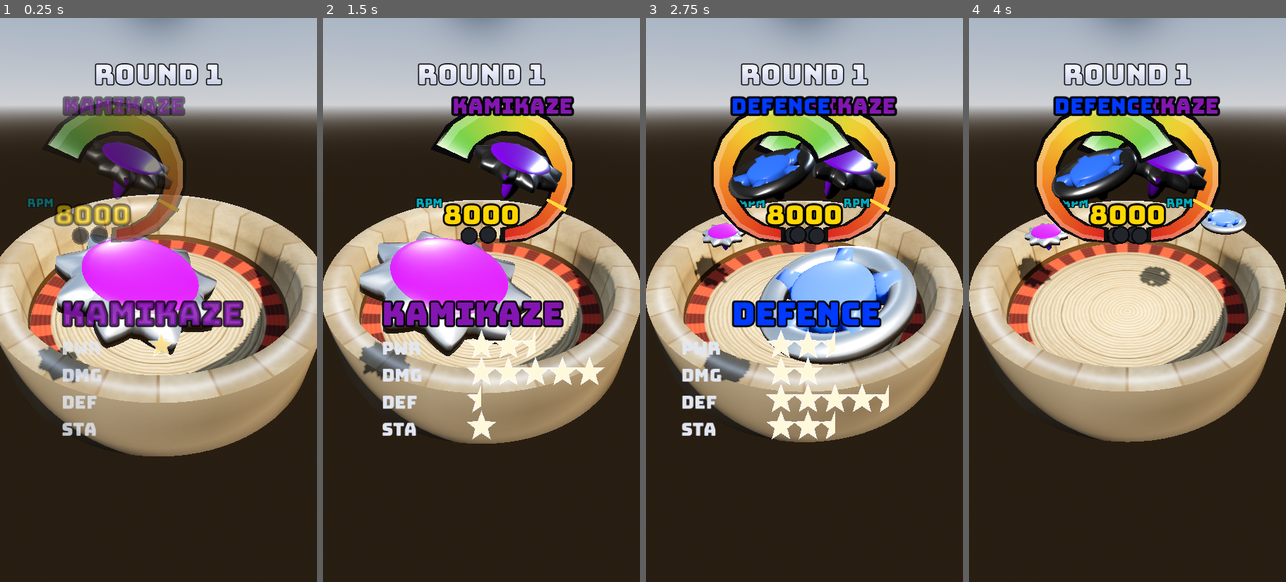
Above: before the commit, frames 1-4 (left to right).
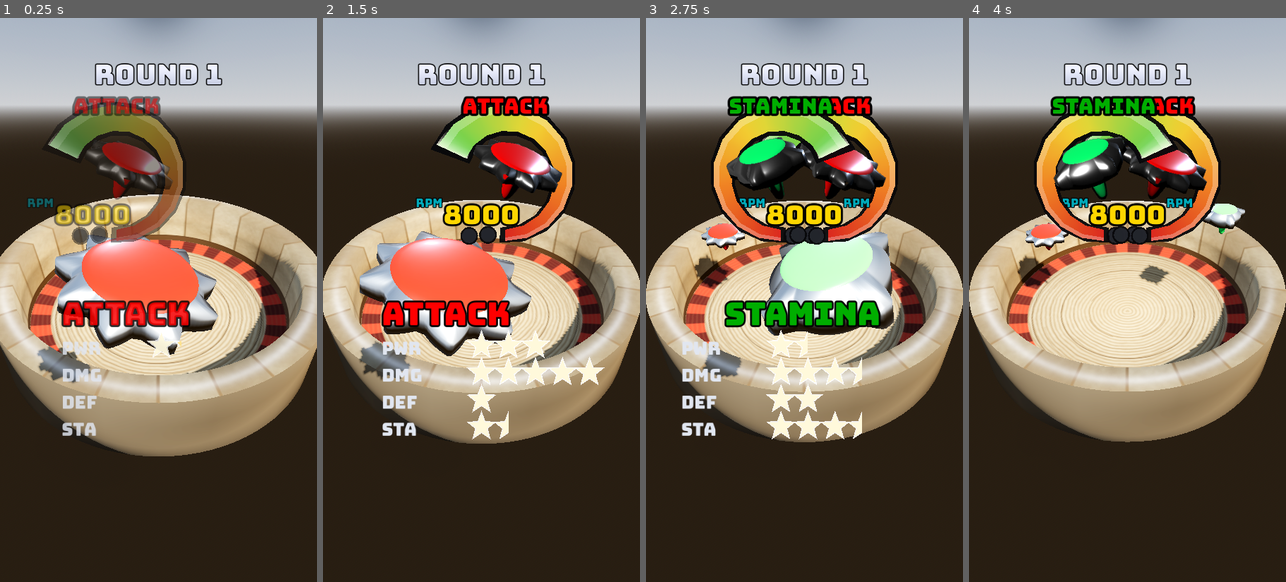
Above: after the commit, the same moments.

Repository: TaurusFire/SuperBattleTops
Game: Godot game, scene res://Scenes/Main.tscn
Two runs of this game, one before a commit and one after it. Both use one fixed random seed, a clock stepped at 60 frames per second and the inputs below.
Inputs:
- Up to frame 1 (0.25 s): no input
- Up to frame 2 (1.5 s): no input
- Up to frame 3 (2.75 s): no input
- Up to frame 4 (4 s): no input

The runs differ from the first frame. In frame 1, 8.1% of the frame differs, in the area x 11-77%, y 13-65%; in frame 2, 8.3%; in frame 3, 14%, in the area x 15-86%, y 13-75%; in frame 4, 5.2%.

Commit message:
changes

Diff:
--- a/battle-tops/Resources/TopStats/attack_top.tres
+++ b/battle-tops/Resources/TopStats/attack_top.tres
@@ -29,7 +29,7 @@
 base_damage = 90.0
 defence = 15.0
 weight = 0.14
-move_speed = 1.5
+move_speed = 1.8
 aggression = 0.8
 dodge_skill = 0.25
 base_responsiveness = 4.0
--- a/battle-tops/Resources/TopStats/defence_top.tres
+++ b/battle-tops/Resources/TopStats/defence_top.tres
@@ -29,7 +29,7 @@
 base_damage = 30.0
 defence = 70.0
 weight = 0.21
-move_speed = 1.0
+move_speed = 1.5
 aggression = 0.4
 dodge_skill = 0.5
 metadata/_custom_type_script = "uid://t37dunmlguwa"
--- a/battle-tops/Resources/TopStats/kamikaze_top.tres
+++ b/battle-tops/Resources/TopStats/kamikaze_top.tres
@@ -35,7 +35,7 @@
 base_damage = 100.0
 defence = 12.0
 weight = 0.12
-move_speed = 1.6
+move_speed = 3.0
 aggression = 1.0
 dodge_skill = 0.4
 ability = SubResource("Resource_ugc15")
--- a/battle-tops/Resources/TopStats/speedboost_top.tres
+++ b/battle-tops/Resources/TopStats/speedboost_top.tres
@@ -34,7 +34,7 @@
 base_damage = 70.0
 defence = 15.0
 weight = 0.14
-move_speed = 0.8
+move_speed = 1.5
 aggression = 0.65
 dodge_skill = 0.6
 ability = SubResource("Resource_vpwyr")
--- a/battle-tops/Resources/TopStats/stamina_top.tres
+++ b/battle-tops/Resources/TopStats/stamina_top.tres
@@ -30,6 +30,6 @@
 base_damage = 55.0
 defence = 35.0
 weight = 0.16
-move_speed = 1.2
+move_speed = 1.5
 dodge_skill = 0.5
 metadata/_custom_type_script = "uid://t37dunmlguwa"
--- a/battle-tops/Scenes/Main.tscn
+++ b/battle-tops/Scenes/Main.tscn
@@ -4,11 +4,8 @@
 [ext_resource type="Script" uid="uid://coqcr74hpq7hm" path="res://Scripts/match_manager.gd" id="1_lfh1j"]
 [ext_resource type="Script" uid="uid://du8l53udjwpp3" path="res://Scripts/arena.gd" id="2_jw32o"]
 [ext_resource type="Script" uid="uid://cwfynragtcdna" path="res://Scripts/game_manager.gd" id="5_pbw6q"]
-[ext_resource type="Resource" uid="uid://bdxnha6inkrda" path="res://Resources/TopStats/kamikaze_top.tres" id="7_erwvk"]
-[ext_resource type="Resource" uid="uid://d03bu307247xs" path="res://Resources/TopStats/speedboost_top.tres" id="8_2w5on"]
 [ext_resource type="Script" uid="uid://chlrxh3p2hvgi" path="res://Scripts/battle_camera.gd" id="11_frkhe"]
 [ext_resource type="Script" uid="uid://dijh5idgjhftf" path="res://Scripts/clash_sparks.gd" id="14_1p5hy"]
-[ext_resource type="Resource" uid="uid://xbkfk4vypo24" path="res://Resources/TopStats/defence_top.tres" id="14_h1m7h"]
 [ext_resource type="Resource" uid="uid://cyw1ponrlaltn" path="res://Resources/TopStats/stamina_top.tres" id="15_erwvk"]
 [ext_resource type="Script" uid="uid://tryrqifax2po" path="res://Scripts/gauge_panel.gd" id="15_h1m7h"]
 [ext_resource type="Script" uid="uid://bgsbswi4nujlb" path="res://Scripts/countdown_display.gd" id="16_2w5on"]
@@ -71,16 +68,18 @@
 
 [node name="Main" type="Node3D" unique_id=963593362]
 
-[node name="MatchManager" type="Node" parent="." unique_id=1435912766 node_paths=PackedStringArray("manager", "result_display")]
+[node name="MatchManager" type="Node" parent="." unique_id=1435912766 node_paths=PackedStringArray("manager", "finish_display", "round_display", "result_display")]
 script = ExtResource("1_lfh1j")
 manager = NodePath("GameManager")
+finish_display = NodePath("../UI/FinishDisplay")
+round_display = NodePath("../UI/RoundDisplay")
 result_display = NodePath("../UI/ResultDisplay")
 metadata/_custom_type_script = "uid://coqcr74hpq7hm"
 
 [node name="GameManager" type="Node" parent="MatchManager" unique_id=1117798205 node_paths=PackedStringArray("arena", "tops", "intro")]
 script = ExtResource("5_pbw6q")
 arena = NodePath("../../Arena")
-tops = [NodePath("../../Kam"), NodePath("../../Def")]
+tops = [NodePath("../../Att"), NodePath("../../Stam")]
 intro = NodePath("../../IntroSequence")
 
 [node name="Arena" parent="." unique_id=1258390969 instance=ExtResource("1_kln2b")]
@@ -90,22 +89,10 @@
 
 [node name="Att" parent="." unique_id=2088087833 instance=ExtResource("16_346fj")]
 transform = Transform3D(1, 0, 0, 0, 1, 0, 0, 0, 1, 0, 0.05456163, 0)
-visible = false
 stats = ExtResource("17_0sclb")
 
-[node name="Def" parent="." unique_id=1788708962 instance=ExtResource("16_346fj")]
-stats = ExtResource("14_h1m7h")
-
 [node name="Stam" parent="." unique_id=1632133170 instance=ExtResource("16_346fj")]
-visible = false
 stats = ExtResource("15_erwvk")
-
-[node name="Kam" parent="." unique_id=1078701170 instance=ExtResource("16_346fj")]
-stats = ExtResource("7_erwvk")
-
-[node name="Spe" parent="." unique_id=1313620997 instance=ExtResource("16_346fj")]
-visible = false
-stats = ExtResource("8_2w5on")
 
 [node name="CameraRig" type="Node3D" parent="." unique_id=2087369725 node_paths=PackedStringArray("manager", "arena")]
 transform = Transform3D(1, 0, 0, 0, 1, 0, 0, 0, 1, 0.0646254, 0.109648645, -0.0709825)
--- a/battle-tops/Scripts/arena.gd
+++ b/battle-tops/Scripts/arena.gd
@@ -4,7 +4,7 @@
 @export var centre := Vector2(0,0)
 @export var knockout_radius : float = 0.17
 @export var radius := 0.155
-@export var wall_radius := 0.165
+@export var wall_radius := 0.16
 @export var wall_bounce := 0.65
 @export var wall_damage := 200
 @export var gravity := 1.0
--- a/battle-tops/Scripts/banner_text.gd
+++ b/battle-tops/Scripts/banner_text.gd
@@ -102,6 +102,7 @@
 		_alpha = clamp(1.0 - (_timer - fade_start) / fade_time, 0.0, 1.0)
 	if _timer >= _active_hold:
 		visible = false
+		print("[%d] %s dismissed" % [Time.get_ticks_msec(), name])
 		dismissed.emit()
 		return
 
--- a/battle-tops/Scripts/finish_display.gd
+++ b/battle-tops/Scripts/finish_display.gd
@@ -31,8 +31,7 @@
 		top.stopped.connect(_on_stopped)
 	if match_manager != null:
 		match_manager.round_starting.connect(_on_round_starting)
-		print("FD connected to round_starting on %s: %s" % [
-			match_manager, match_manager.round_starting.is_connected(_on_round_starting)])
+
 	else:
 		print("FD: match_manager is null")
 
@@ -42,6 +41,8 @@
 	_knocked_out_tops.clear()
 
 func _on_knocked_out(top: Top) -> void:
+	print("FD knocked_out %s: is_final=%s announced=%s" % [
+		top.display_name(), _is_final(), _announced])
 	_knocked_out_tops[top] = true
 	if not _is_final():
 		return
@@ -52,6 +53,9 @@
 	# A knockout announces itself as it clears the rim. By the time it stops,
 	# its state is STOPPED like any other, so the state alone can't tell them
 	# apart — hence the record.
+	print("FD stopped %s (state %d): knocked=%s is_final=%s announced=%s" % [
+		top.display_name(), top.current_state,
+		_knocked_out_tops.has(top), _is_final(), _announced])
 	if _knocked_out_tops.has(top):
 		return
 	if not _is_final():
@@ -71,6 +75,7 @@
 	if _announced:
 		return
 	_announced = true
+	print("[%d] FINISH banner shown: %s" % [Time.get_ticks_msec(), text])
 	set_colours(top_col, bottom_col)
 	show_text(text, finish_hold, 1.0, finish_font_size)
 
--- a/battle-tops/Scripts/game_manager.gd
+++ b/battle-tops/Scripts/game_manager.gd
@@ -3,6 +3,7 @@
 
 signal knockout_projected(top: Top, attacker: Top)
 signal round_ended(winners: Array[Top])
+signal round_settled
 var countdown_for_round := 3.0
 
 
@@ -89,6 +90,7 @@
 		top.opponents = tops.filter(func(t): return t != top)
 		top.entered_dying.connect(_on_top_entered_dying)
 		top.knockout_incoming.connect(_on_knockout_projected)
+		top.stopped.connect(_on_top_stopped_for_settle)
 		top.manager = self
 
 	if tops.size() == 3:
@@ -130,6 +132,20 @@
 
 func _on_intro_finished() -> void:
 	_start_countdown()
+
+func has_dying_tops() -> bool:
+	for t in tops:
+		if t.current_state in [Top.State.DYING, Top.State.KNOCKED_OUT]:
+			return true
+	return false
+
+func _on_top_stopped_for_settle(_top: Top) -> void:
+	if phase != Phase.ENDED:
+		return
+	for t in tops:
+		if t.current_state in [Top.State.DYING, Top.State.KNOCKED_OUT]:
+			return          # still falling
+	round_settled.emit()
 
 func _start_countdown() -> void:
 	for top in tops:
--- a/battle-tops/Scripts/match_manager.gd
+++ b/battle-tops/Scripts/match_manager.gd
@@ -60,6 +60,7 @@
 
 
 func _on_round_ended(winners: Array[Top]) -> void:
+	print("[%d] round_ended handler entered" % Time.get_ticks_msec())
 	if _match_over:
 		return
 
@@ -90,6 +91,15 @@
 		match_complete.emit(_leaders(), scores)
 		return
 
+	await get_tree().process_frame
+
+	print("[%d] settle check: %s" % [Time.get_ticks_msec(),
+		str(manager.tops.map(func(t): return t.current_state))])
+	if manager.has_dying_tops():
+		print("  waiting for round_settled")
+		await manager.round_settled
+		print("  settled")
+
 	if finish_display != null and finish_display.visible:
 		await finish_display.dismissed
 
--- a/battle-tops/Scripts/result_display.gd
+++ b/battle-tops/Scripts/result_display.gd
@@ -18,7 +18,6 @@
 
 @export var finish_display: FinishDisplay
 ## Extra pause after the finish banner clears, before the winner appears.
-@export var result_gap := 2.2
 
 var _pending_winners: Array[Top] = []
 var _finish_done := false
@@ -73,8 +72,13 @@
 		text = draw_text
 		set_colours(draw_top_colour, draw_bottom_colour)
 
-	if result_gap > 0.0:
-		await get_tree().create_timer(result_gap, true, false, true).timeout
+	await get_tree().process_frame
+	if finish_display != null and not finish_display.visible:
+		await finish_display.dismissed
+	elif finish_display != null:
+		await finish_display.dismissed
+
 	show_text(text, result_hold, 1.0, result_font_size)
+
 	await get_tree().create_timer(result_hold, true, false, true).timeout
 	result_dismissed.emit()
--- a/battle-tops/Scripts/round_display.gd
+++ b/battle-tops/Scripts/round_display.gd
@@ -7,7 +7,7 @@
 @export_group("Round")
 @export var match_manager: MatchManager
 @export var round_font_size := 130
-@export var round_hold := 2.0
+@export var round_hold := 1.0
 ## Shown instead of the number when it's the decider. A "FINAL ROUND" card
 ## does more for retention than "ROUND 3" — it tells the viewer this one
 ## settles it.
@@ -32,7 +32,7 @@
 func _on_round_starting(round_number: int, scores: Dictionary) -> void:
 	if round_number == 1 and not announce_first_round:
 		return
-
+	print("[%d] ROUND banner shown: round %d" % [Time.get_ticks_msec(), round_number])
 	if show_final_text and _is_decider(scores):
 		set_colours(final_top_colour, final_bottom_colour)
 		show_text(final_round_text, round_hold, 1.0, round_font_size)
--- a/battle-tops/Scripts/top.gd
+++ b/battle-tops/Scripts/top.gd
@@ -81,7 +81,7 @@
 var idle_speed = 0.35
 
 var ability: Ability
-
+var _last_surface_y := 0.0
 # ══════════════════════════════════════════════════════════════════════════
 #  SHARED TUNING — exports that shape the system, not individual fighters
 # ══════════════════════════════════════════════════════════════════════════
@@ -104,7 +104,7 @@
 ## negate an attack and no matchup becomes unwinnable.
 @export_range(0.0, 1.0) var min_damage_frac = 0.7
 ## Closing speed that earns full momentum credit.
-@export var velo_reference = 2
+@export var velo_reference = 3
 ## Vertical knockback multiplier at full RPM — a top spinning fast is settled
 ## on its foot and resists being launched.
 @export var vertical_mult_high_rpm = 0.25
@@ -216,13 +216,13 @@
 ## Seconds of lateral burst.
 @export var dodge_duration = 0.05
 ## Speed multiplier during the slip.
-@export var dodge_speed = 2
+@export var dodge_speed = 1.5
 ## Seconds before another dodge is possible, so it stays a moment.
 @export var dodge_cooldown_time = 1.5
 ## Seconds of counter-attack after a successful slip.
 @export var counter_duration = 0.45
 ## Speed multiplier while countering.
-@export var counter_speed = 2.5
+@export var counter_speed = 1.5
 ## How far the slip angles backward along the opponent's approach rather than
 ## purely sideways. 0 is a pure sidestep; higher ends up behind the charge.
 @export_range(0.0, 1.5) var dodge_back_bias := 0.3
@@ -232,7 +232,7 @@
 ## How strongly motion along the rim is damped, per second. Only the
 ## tangential component: a top should still be able to leave the wall freely,
 ## it just shouldn't be able to race around it.
-@export var rim_drag = 20
+@export var rim_drag = 40
 ## Distance inside the limit at which the drag begins.
 @export var rim_drag_range = 0.065
 ## Steering suspension after a wall bounce, so it reads as a ping not a guide.
@@ -480,7 +480,6 @@
 		State.KNOCKED_OUT: _update_knocked_out(delta)
 
 
-
 func _update_active(delta: float) -> void:
 	var decay = rpm_base_decay_rate + current_rpm * rpm_decay_frac
 	current_rpm = max(current_rpm - decay * delta, 0.0)
@@ -578,10 +577,25 @@
 	if _velocity.length() > max_speed:
 		_velocity = _velocity.normalized() * max_speed
 
+	var before = _horizontal_pos()
 	var pos = global_position
 	pos.x += _velocity.x * delta
 	pos.z += _velocity.y * delta
 	global_position = pos
+
+	# A single fast step can carry a top clean past the wall, so the positional
+	# check in _apply_wall_collision finds it already outside and yanks it
+	# back — which reads as clipping through. Clamping the step to the limit
+	# stops it leaving in the first place.
+	if _airborne:
+		return
+	var limit = wall_radius - radius
+	var from_centre = _horizontal_pos() - arena_centre
+	if from_centre.length() > limit:
+		var dir = from_centre.normalized()
+		global_position.x = arena_centre.x + dir.x * limit
+		global_position.z = arena_centre.y + dir.y * limit
+
 
 
 func _horizontal_pos() -> Vector2:
@@ -647,7 +661,7 @@
 			return (spot_dir + tangent * bow).normalized() * speed * reposition_speed
 		Intent.DODGING:
 			# Pure lateral burst — the opponent's momentum carries them past.
-			return _dodge_dir_vec * move_speed * dodge_speed
+			return _dodge_dir_vec * dodge_speed
 
 		Intent.COUNTERING:
 			# A committed punish: aimed at whoever we slipped, and immune to
@@ -656,7 +670,7 @@
 			var to_ct = ct._horizontal_pos() - _horizontal_pos()
 			if to_ct.length() < 0.0001:
 				return _velocity
-			return to_ct.normalized() * max(move_speed, _velocity.length()) * counter_speed
+			return to_ct.normalized() * counter_speed
 
 		Intent.ABILITY:
 			return _ability_velocity(speed, target)
@@ -1010,8 +1024,7 @@
 	_counter_target = from
 	_intent_timer = dodge_duration
 	_dodge_cooldown = dodge_cooldown_time
-	#_velocity = slip * move_speed * dodge_speed
-	_velocity = slip * max(_velocity.length(), move_speed) * dodge_speed
+	_velocity = slip * move_speed * dodge_speed
 	dodged.emit(self)
 
 
@@ -1067,7 +1080,7 @@
 
 	# Momentum: a charging top lands a full hit, a stationary or retreating one
 	# only glances. This is what makes aggression pay.
-	var momentum = clamp(velo_bonus / velo_reference, 0.2, 1.5)
+	var momentum = clamp(velo_bonus / velo_reference, 0.4, 1.8)
 
 	var momentum_mult = lerpf(min_momentum_mult, 1.0, momentum)
 
@@ -1259,7 +1272,7 @@
 	return landing.distance_to(arena_centre) > knockout_radius
 
 func _apply_wall_collision() -> void:
-	if _airborne:
+	if _airborne and global_position.y >= arena_centre.y + wall_top_height:
 		return
 
 	var from_centre = _horizontal_pos() - arena_centre
@@ -1428,14 +1441,24 @@
 
 
 func _surface_y_at(x: float, z: float) -> float:
+	# Sample within the bowl: past its edge the ray finds the top of the wall,
+	# and a top snapped there appears to teleport up onto the rim.
+	var here = Vector2(x, z) - arena_centre
+	var limit = wall_radius - radius
+	if here.length() > limit:
+		here = here.normalized() * limit
+		x = arena_centre.x + here.x
+		z = arena_centre.y + here.y
+
 	var space = get_world_3d().direct_space_state
 	var query = PhysicsRayQueryParameters3D.create(
 		Vector3(x, 1.0, z), Vector3(x, -1.0, z))
 	query.collision_mask = ARENA_LAYER
 	var hit = space.intersect_ray(query)
 	if hit:
-		return hit.position.y
-	return 0.0
+		_last_surface_y = hit.position.y
+		return _last_surface_y
+	return _last_surface_y
 
 
 # ══════════════════════════════════════════════════════════════════════════
--- a/battle-tops/project.godot
+++ b/battle-tops/project.godot
@@ -32,7 +32,7 @@
 
 [physics]
 
-common/physics_ticks_per_second=480
+common/physics_ticks_per_second=120
 common/max_physics_steps_per_frame=32
 3d/physics_engine="Jolt Physics"
 jolt_physics_3d/limits/max_angular_velocity=628.3185307179587
Not shown, changed: claudepaste.txt
